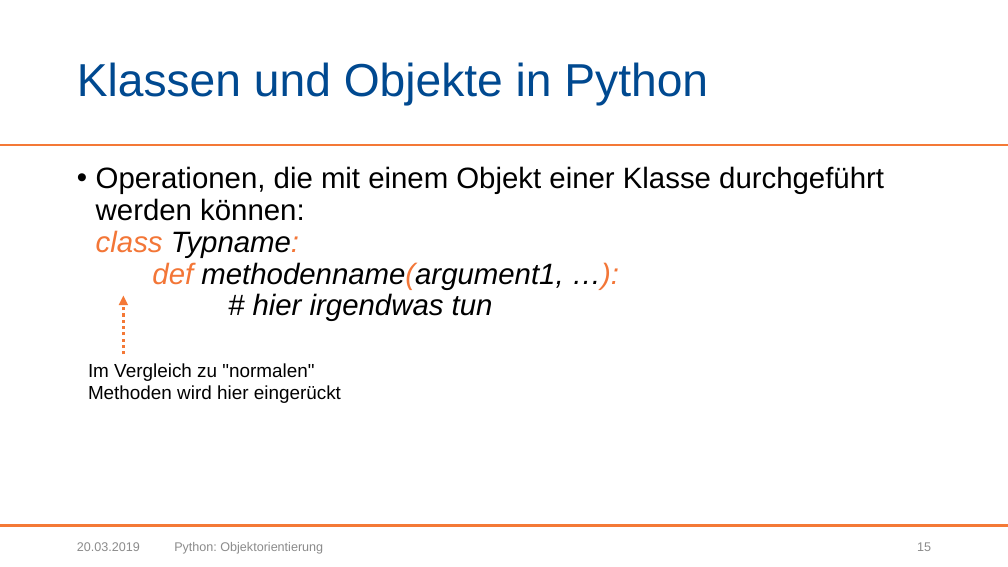
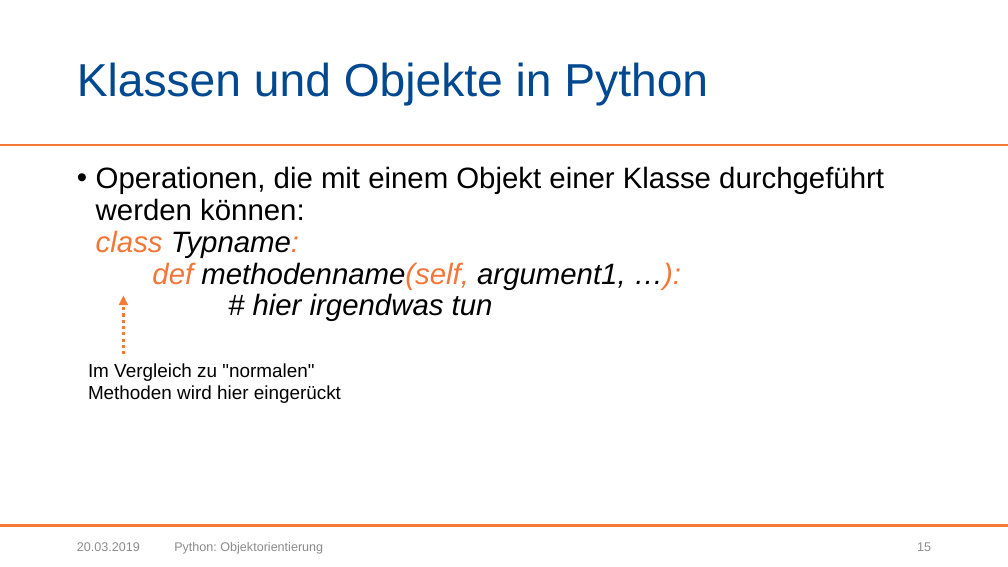
Before and after one commit to BogyMitutoyoCTL/Tetris-Preparation, a slide deck: slide 15 of Präsentationen/Python Erweitert.pptx. Drawn at 1008x567 pixels with LibreOffice and Linux fonts; fonts in the diff are those of the drawing; background and template pictures are left out. Boxes give left, top, right and bottom in pixels: in the first picture for what was removed or moved away, otherwise in the second. Text is boxed around its words. In the diff, an @@ line names an element or a change of style, - is before the commit and + after.

```diff
--- a/Präsentationen/Python Erweitert.pptx
+++ b/Präsentationen/Python Erweitert.pptx
@@ text at [96, 166, 884, 321]: text changed @@
-• Operationen, die mit einem Objekt einer Klasse durchgeführt werden können:
-  class Typname:
-  def methodenname(argument1, …):
-  # hier irgendwas tun
+• Operationen, die mit einem Objekt einer Klasse durchgeführt werden können:
+  class Typname:
+  def methodenname(self, argument1, …):
+  # hier irgendwas tun
```
Also in this commit, not shown: 1 other file.
